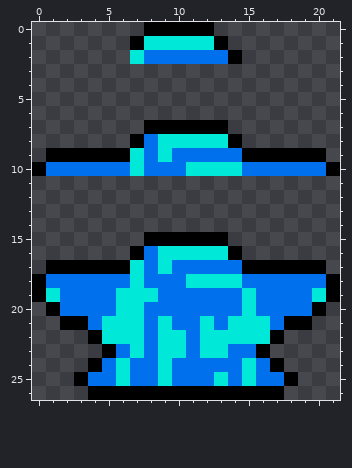
File history of a pixel-art sprite, mmframes/teleport2.png. This is how it looked before the edit.
The file is 22x27 pixels.
New version:
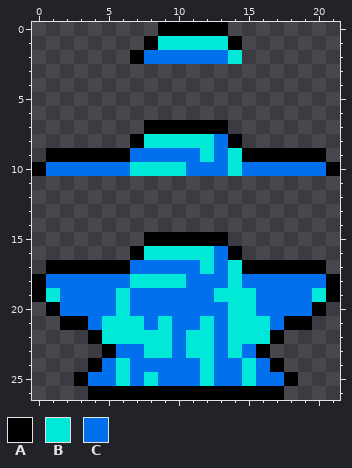
Palette (. is transparent): A #000000  B #00e8d8  C #0070ec
The edit:
y 0: x 8 A -> .; x 13 . -> A
y 1: x 7..8 AB -> .A; x 13..14 A. -> BA
y 2: x 7 B -> A; x 14 A -> B
y 8: x 8 C -> B; x 13 B -> C
y 9: x 7 B -> C; x 9 B -> C; x 12 C -> B; x 14 C -> B
y 10: x 8..13 CCCBBB -> BBBCCC
y 16: x 8 C -> B; x 13 B -> C
y 17: x 7 B -> C; x 9 B -> C; x 12 C -> B; x 14 C -> B
y 18: x 8..13 CCCBBB -> BBBCCC
y 19: x 7..8 BB -> CC; x 13..14 CC -> BB
y 20: x 7 B -> C; x 14 C -> B
y 22: x 8 C -> B; x 10..11 BC -> CB; x 13 B -> C
y 23: x 7..8 BC -> CB; x 10..11 BC -> CB; x 13..14 BC -> CB
y 24: x 9 B -> C; x 12 C -> B
y 25: x 8..9 CB -> BC; x 12..13 CB -> BC
Where, in picture pixels (left, top, right, bottom), the same in both pictures:
changed: (130, 22, 158, 64)
changed: (214, 22, 242, 64)
changed: (130, 134, 242, 176)
changed: (130, 246, 242, 386)
